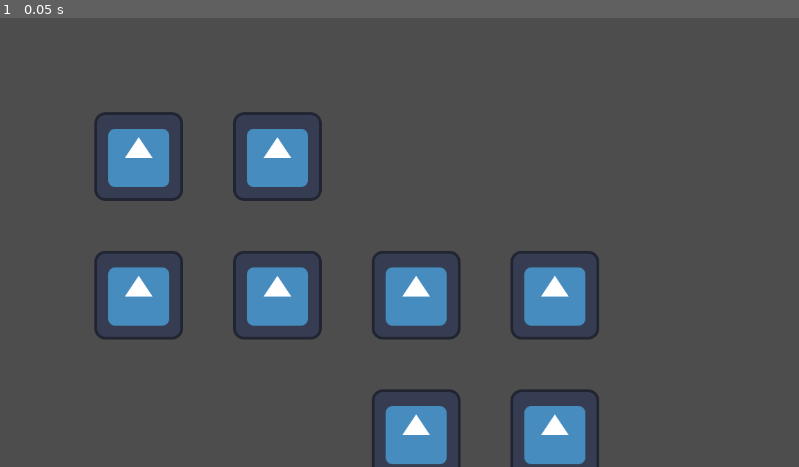
Above: before the commit, frame 1.
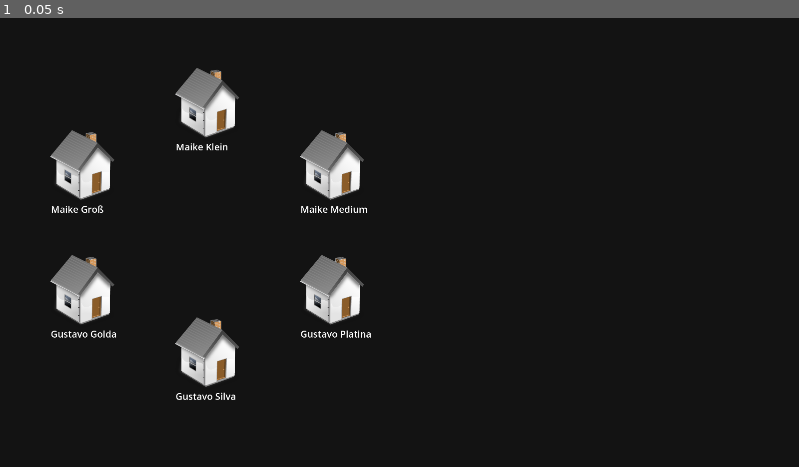
Above: after the commit, the same moment.

Repository: Shykaro/SimulatedAI
Game: Godot game, scene res://Scenes/npc visualization.tscn
Two runs of this game, one before a commit and one after it. Both use one fixed random seed, a clock stepped at 60 frames per second and the inputs below. The engine's default icon, where the game draws it, is replaced by a stand-in: a white triangle on a blue panel in a dark square.
Inputs:
- Up to frame 1 (0.05 s): no input

The runs differ from the first frame. In frame 1, 100% of the frame differs, in the area x 0-100%, y 0-100%.

Commit message:
Make NPCs prettier
- Layout from social team used as reference

Diff:
--- a/GodotProject/Scenes/npc.tscn
+++ b/GodotProject/Scenes/npc.tscn
@@ -1,8 +1,18 @@
 [gd_scene load_steps=3 format=3 uid="uid://db6lkojr8yqr3"]
 
-[ext_resource type="Texture2D" uid="uid://dv8qiiepldchx" path="res://icon.svg" id="1_b5vj8"]
+[ext_resource type="Texture2D" uid="uid://ncu2p5dg8i0v" path="res://Assets/Sprites/house.png" id="1_vs87j"]
 [ext_resource type="Script" path="res://Scripts/NPC.gd" id="2_1kcwo"]
 
 [node name="Node2D" type="Sprite2D"]
-texture = ExtResource("1_b5vj8")
+z_index = 3
+scale = Vector2(0.5, 0.5)
+texture = ExtResource("1_vs87j")
 script = ExtResource("2_1kcwo")
+
+[node name="Label" type="Label" parent="."]
+offset_left = -156.0
+offset_top = 188.0
+offset_right = 99.0
+offset_bottom = 251.0
+theme_override_font_sizes/font_size = 45
+horizontal_alignment = 1
--- a/GodotProject/Scripts/GameManager.gd
+++ b/GodotProject/Scripts/GameManager.gd
@@ -7,17 +7,12 @@
 static var time_of_day: String = " pm"
 # Called when the node enters the scene tree for the first time.
 func _ready():
-	NPCManager.create_npc("Maike Klein", "Maike", Vector2(200,200))
-	NPCManager.create_npc("Gustavo Silva", "Gustavo", Vector2(800,400))
-	NPCManager.create_npc("Maike Groß", "Maike", Vector2(400,200))
-	NPCManager.create_npc("Gustavo Golda", "Gustavo", Vector2(600,400))
-	NPCManager.create_npc("Maike Medium", "Maike", Vector2(200,400))
-	NPCManager.create_npc("Gustavo Platina", "Gustavo", Vector2(800,600))
-	NPCManager.create_npc("Maike Winzig", "Maike", Vector2(400,400))
-	NPCManager.create_npc("Gustavo Bonza", "Gustavo", Vector2(600,600))
-	#create_npc("Jeff", "phi", 6,  Vector2(800,200))
-	#create_npc("Lara", "phi", 8,  Vector2(200,400))
-	#_npc0.check_for_npc_available() #starts test run of conversation
+	NPCManager.create_npc("Maike Klein", "Maike", Vector2(500,200))
+	NPCManager.create_npc("Gustavo Silva", "Gustavo", Vector2(500,800))
+	NPCManager.create_npc("Maike Groß", "Maike", Vector2(200,350))
+	NPCManager.create_npc("Gustavo Golda", "Gustavo", Vector2(200,650))
+	NPCManager.create_npc("Maike Medium", "Maike", Vector2(800,350))
+	NPCManager.create_npc("Gustavo Platina", "Gustavo", Vector2(800,650))
 
 
 # Called every frame. 'delta' is the elapsed time since the previous frame.
--- a/GodotProject/Scripts/NPC.gd
+++ b/GodotProject/Scripts/NPC.gd
@@ -14,6 +14,8 @@
 func start():
 	#assert(id != null, "WARNING: NPC instance has no id!") this can be used to debug (basically, if then print)
 	id = NPCManager.npc_list.size()
+	var label: Label = get_child(0)
+	label.text = self.name
 
 func check_for_npc_available():
 	#try to establish communication with another NPC
@@ -74,10 +76,11 @@
 func _add_line2D():
 	var _line: Line2D = Line2D.new()
 	_line.add_point(Vector2.ZERO)
-	_line.add_point(conversation_partner.position-self.position)
+	_line.add_point((conversation_partner.position-self.position)*2)
 	_line.name = "Communication Line between "+self.name+" and "+conversation_partner.name
 	self.add_child(_line)
-	_line.default_color = Color("red")
+	_line.default_color = Color("green")
+	_line.z_as_relative = false
 
 func _remove_line2D():
 	var _line = self.get_node("Communication Line between "+self.name+" and "+conversation_partner.name)
--- a/GodotProject/project.godot
+++ b/GodotProject/project.godot
@@ -18,4 +18,9 @@
 
 [display]
 
-window/size/initial_position=Vector2i(576, 324)
+window/size/viewport_width=1920
+window/size/viewport_height=1080
+
+[rendering]
+
+environment/defaults/default_clear_color=Color(0.0745098, 0.0745098, 0.0745098, 1)
Binary file added: GodotProject/Assets/Sprites/grass.png
Not shown, added: GodotProject/Assets/Sprites/grass.png.import
Binary file added: GodotProject/Assets/Sprites/house.png
Not shown, added: GodotProject/Assets/Sprites/house.png.import
